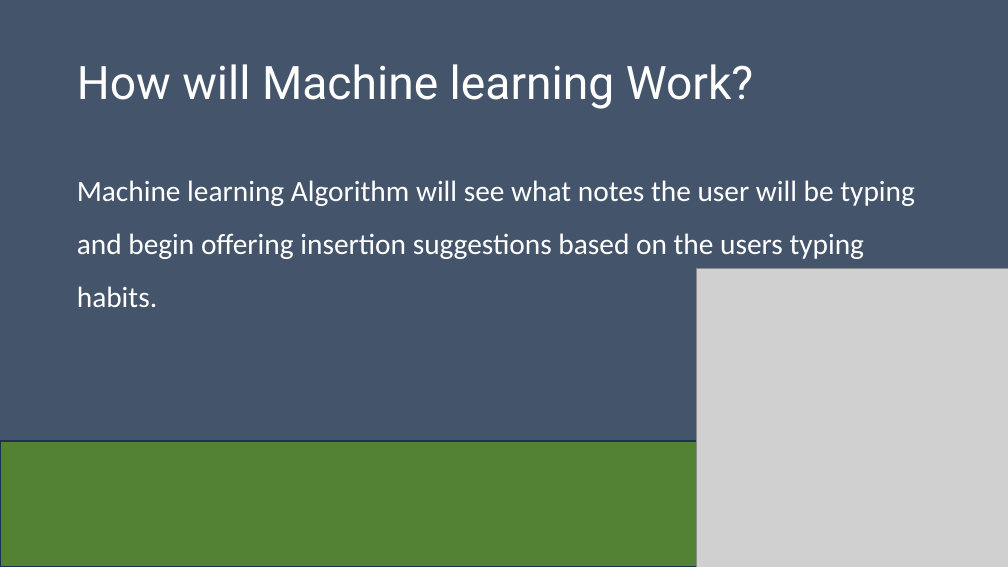
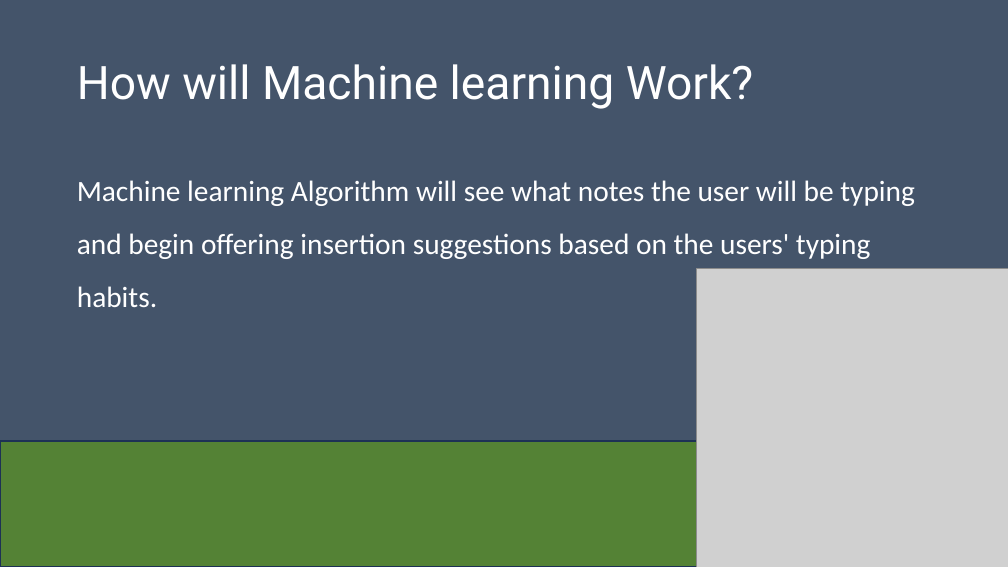
Before and after one commit to Dwaddle26/EncryptNotes, a slide deck: slide 8 of Team_2_Presentation_1.pptx. Drawn at 1008x567 pixels with LibreOffice and Linux fonts; fonts in the diff are those of the drawing; grey boxes stand for pictures. Boxes give left, top, right and bottom in pixels: in the first picture for what was removed or moved away, otherwise in the second. Text is boxed around its words. In the diff, an @@ line names an element or a change of style, - is before the commit and + after.

```diff
--- a/Team_2_Presentation_1.pptx
+++ b/Team_2_Presentation_1.pptx
@@ text at (77, 180, 915, 307): text changed @@
-Machine learning Algorithm will see what notes the user will be typing and begin offering insertion suggestions based on the users typing habits.
+Machine learning Algorithm will see what notes the user will be typing and begin offering insertion suggestions based on the users' typing habits.
```
Also in this commit, not shown: 1 slide removed.
